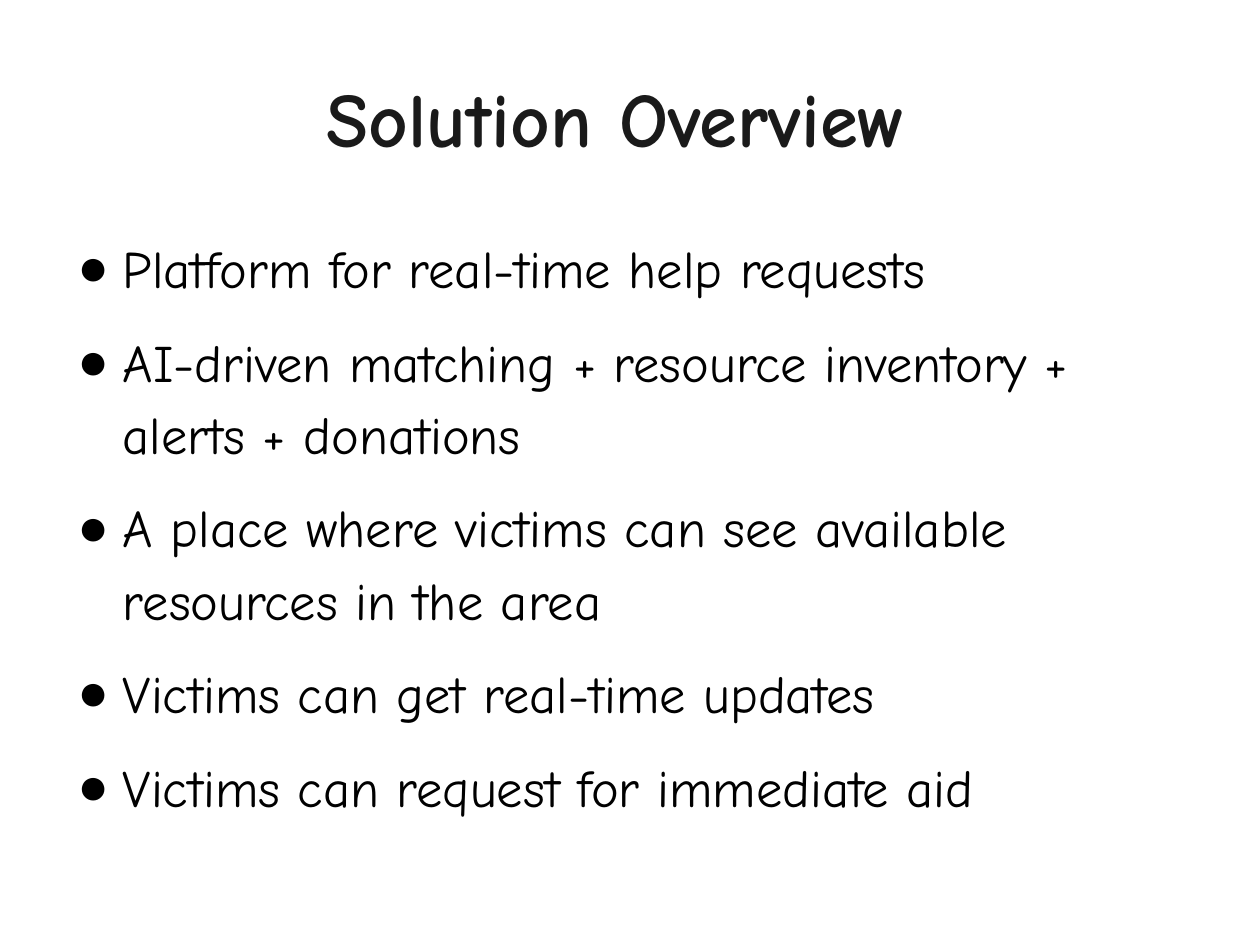
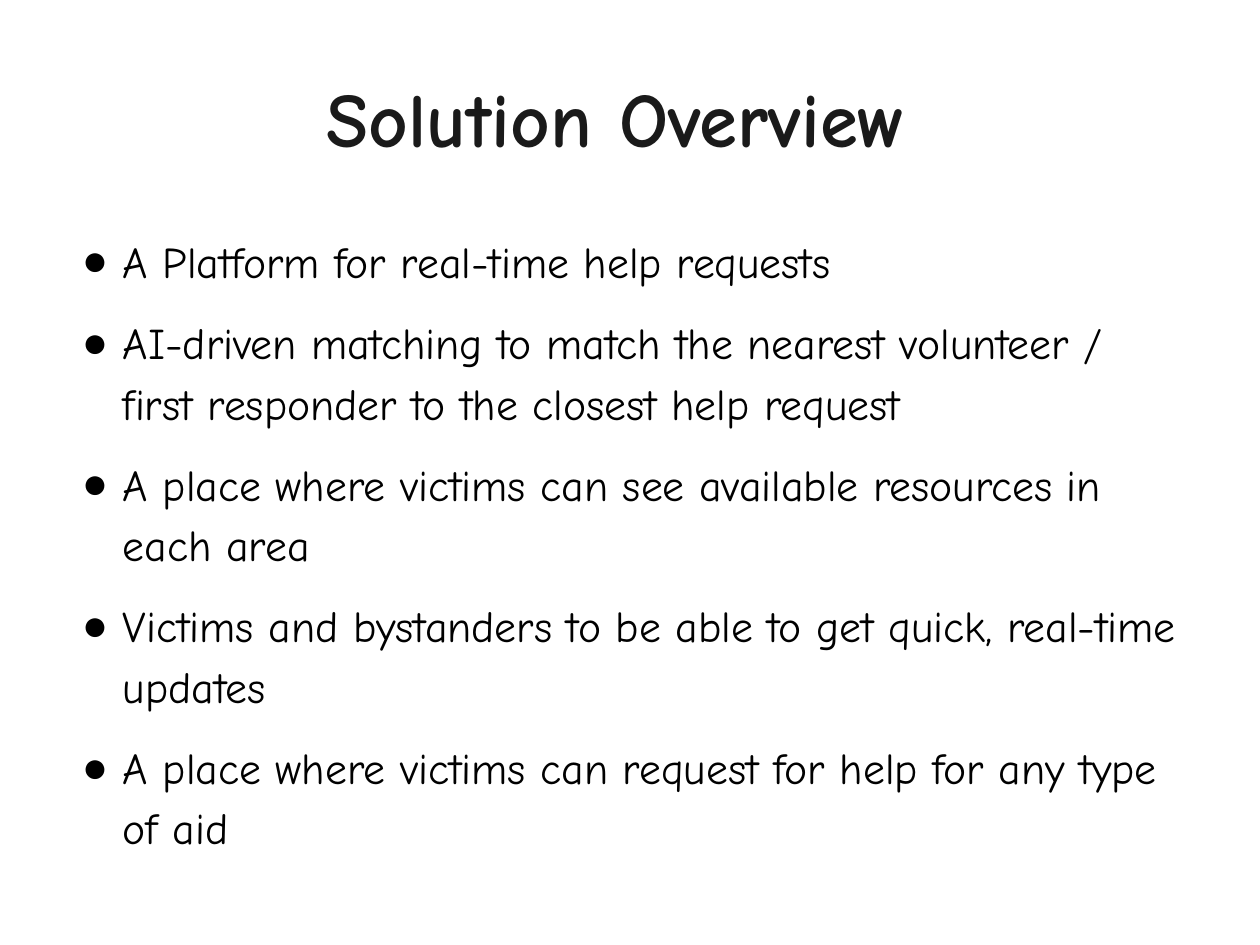
Before and after one commit to ceenguyen05/CS3354Project, a slide deck: slide 5 of 4_documentation/Final Project Presentation - CS3354.pptx. Drawn at 1260x945 pixels with LibreOffice and Linux fonts; fonts in the diff are those of the drawing. Boxes give left, top, right and bottom in pixels: in the first picture for what was removed or moved away, otherwise in the second. Text is boxed around its words. In the diff, an @@ line names an element or a change of style, - is before the commit and + after.

Commit message:
updated slides

```diff
--- a/4_documentation/Final Project Presentation - CS3354.pptx
+++ b/4_documentation/Final Project Presentation - CS3354.pptx
@@ text at <box>123,248,1176,845</box>: text changed; size 30 to 25 pt @@
-● Platform for real-time help requests
-● AI-driven matching + resource inventory + alerts + donations
-● A place where victims can see available resources in the area
-● Victims can get real-time updates
-● Victims can request for immediate aid
+● A Platform for real-time help requests
+● AI-driven matching to match the nearest volunteer / first responder to the closest help request
+● A place where victims can see available resources in each area
+● Victims and bystanders to be able to get quick, real-time updates
+● A place where victims can request for help for any type of aid
```
Also in this commit, not shown: 7 other slides changed, 1 slide added, 1 other file.
